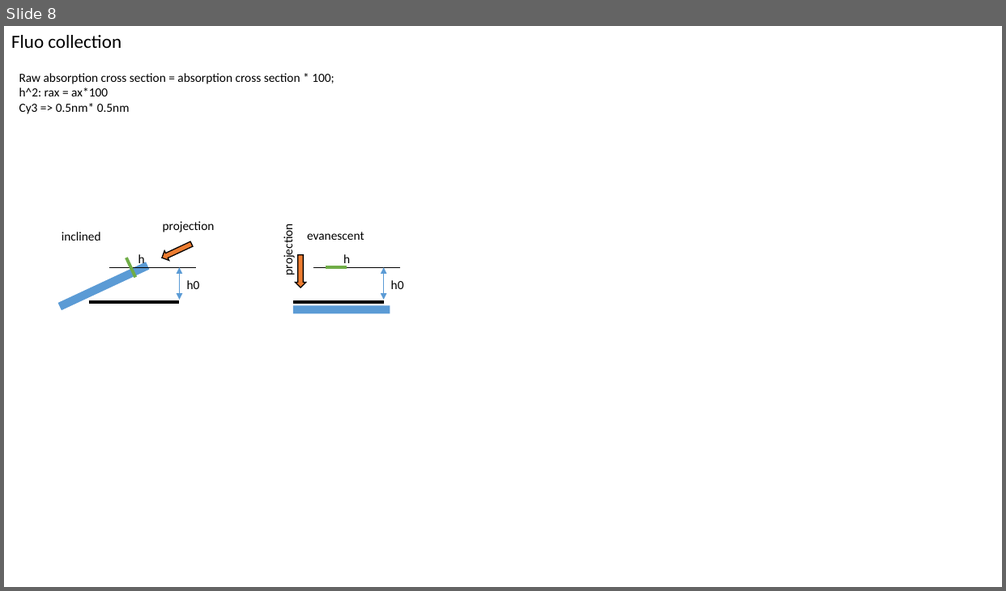
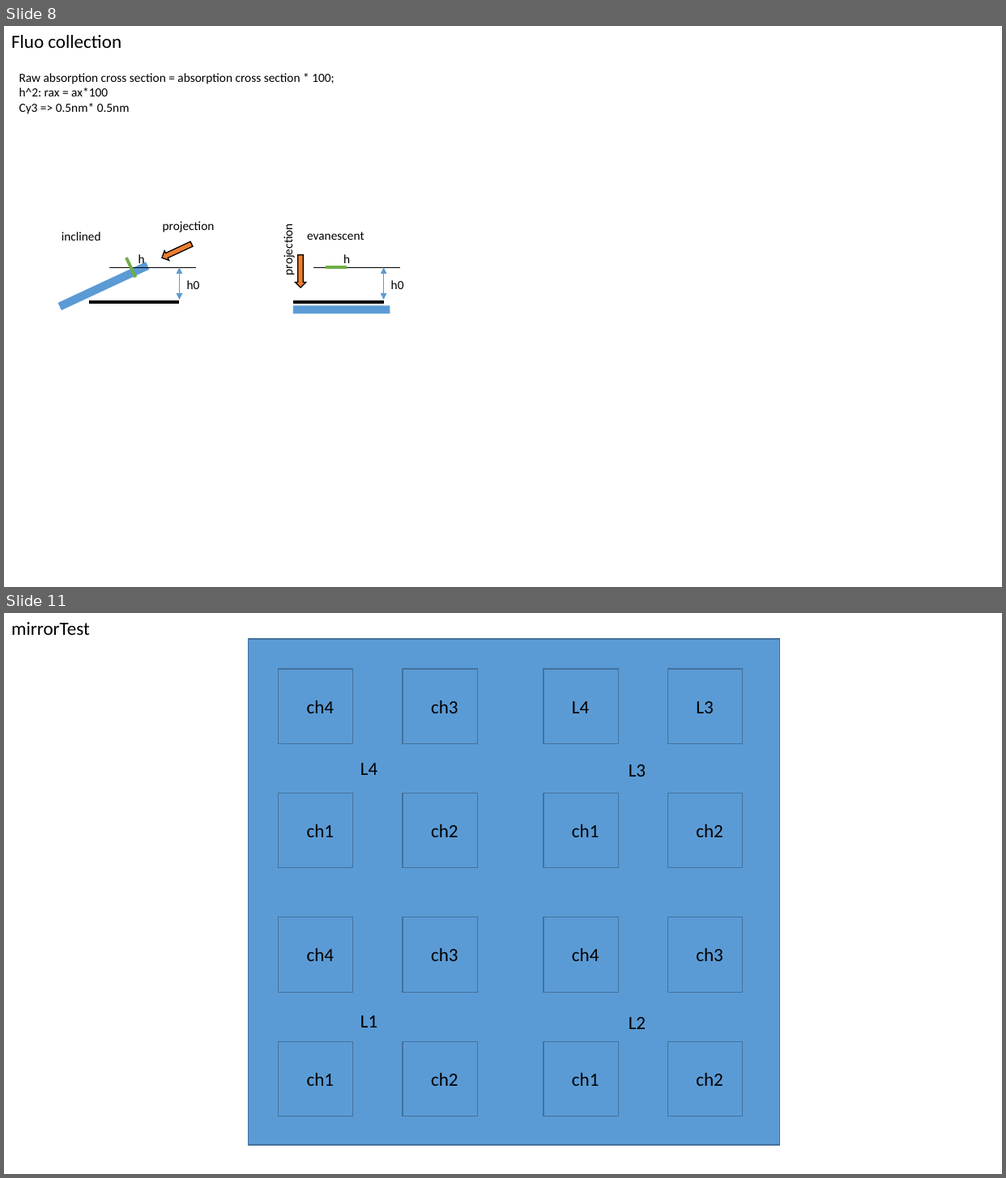
Before and after one commit to aakatay/TraCKer, a slide deck: code/TIRFcalibration/fluorescenceSpectra/doc/fluorescenceSpectraData.pptx. Shown one above the other, each under a label of ours: slide 8 before the commit, slides 8 and 11 after it; the slides between them are not shown. The pictures are 1006x591 and 1006x1178 pixels, drawn with LibreOffice and Linux fonts; fonts in the diff are those of the drawing. Boxes give left, top, right and bottom in pixels: in the first picture for what was removed or moved away, otherwise in the second. Text is boxed around its words. In the diff, an @@ line names an element or a change of style, - is before the commit and + after.

```diff
--- a/code/TIRFcalibration/fluorescenceSpectra/doc/fluorescenceSpectraData.pptx
+++ b/code/TIRFcalibration/fluorescenceSpectra/doc/fluorescenceSpectraData.pptx
@@ slide 11 added at [4, 613, 1002, 1174], background #FFFFFF @@
@@ text added at [11, 622, 90, 635], 18 pt, text #000000 @@
+mirrorTest
@@ rectangle added at [248, 639, 780, 1145], fill #5B9BD5, outline #43739E 1 pt @@
@@ rectangle added at [278, 669, 353, 744], fill #5B9BD5, outline #43739E 1 pt @@
@@ rectangle added at [403, 669, 477, 744], fill #5B9BD5, outline #43739E 1 pt @@
@@ group added at [307, 700, 458, 837]: 4 texts @@
+ch1
+ch2
+ch4
+ch3
@@ group added at [572, 701, 723, 837]: 4 texts @@
+ch1
+ch2
+L4
+L3
@@ text added at [360, 763, 377, 775], 18 pt, text #000000 @@
+L4
@@ text added at [629, 764, 646, 777], 18 pt, text #000000 @@
+L3
@@ rectangle added at [278, 794, 353, 868], fill #5B9BD5, outline #43739E 1 pt @@
@@ rectangle added at [403, 794, 477, 868], fill #5B9BD5, outline #43739E 1 pt @@
@@ group added at [543, 669, 743, 868]: 4 rectangles @@
@@ rectangle added at [278, 918, 353, 993], fill #5B9BD5, outline #43739E 1 pt @@
@@ rectangle added at [403, 918, 477, 993], fill #5B9BD5, outline #43739E 1 pt @@
@@ text added at [307, 948, 334, 961], 18 pt, text #000000 @@
+ch4
@@ text added at [431, 948, 458, 961], 18 pt, text #000000 @@
+ch3
@@ group added at [572, 948, 723, 1086]: 4 texts @@
+ch1
+ch2
+ch4
+ch3
@@ text added at [360, 1016, 377, 1028], 18 pt, text #000000 @@
+L1
@@ text added at [629, 1017, 646, 1029], 18 pt, text #000000 @@
+L2
@@ rectangle added at [278, 1042, 353, 1117], fill #5B9BD5, outline #43739E 1 pt @@
@@ rectangle added at [403, 1042, 477, 1117], fill #5B9BD5, outline #43739E 1 pt @@
@@ group added at [543, 918, 743, 1117]: 4 rectangles @@
@@ text added at [307, 1073, 334, 1086], 18 pt, text #000000 @@
+ch1
@@ text added at [431, 1073, 458, 1086], 18 pt, text #000000 @@
+ch2
```
Also in this commit, not shown: 2 other slides added, 26 other files.
